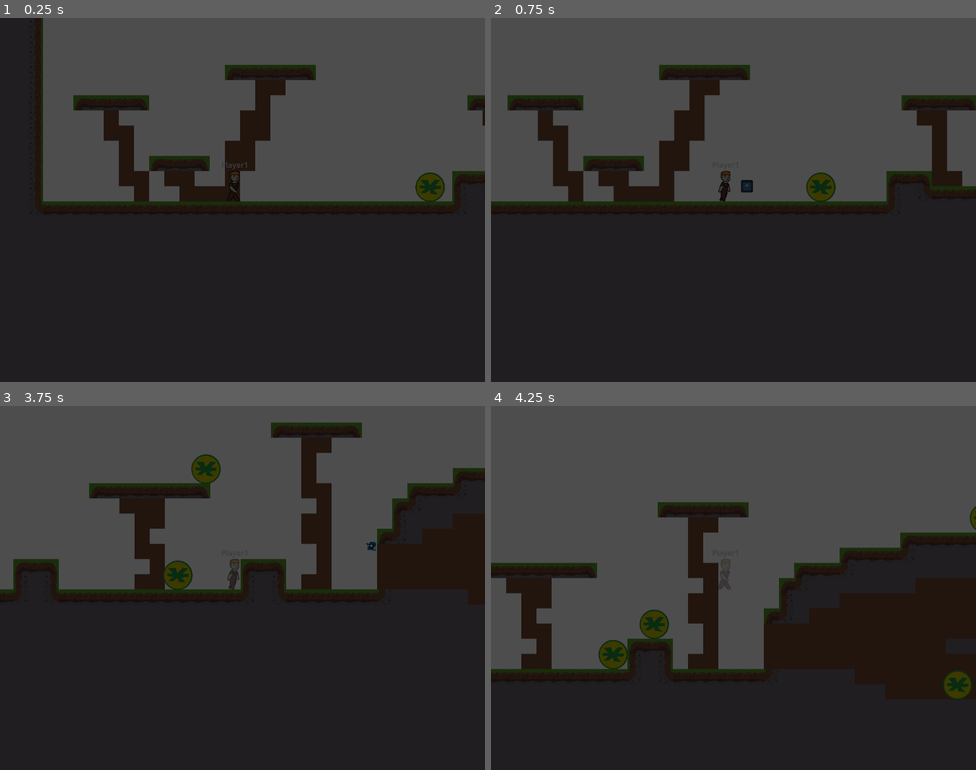
Above: before the commit, frames 1-4 (two rows, left to right).
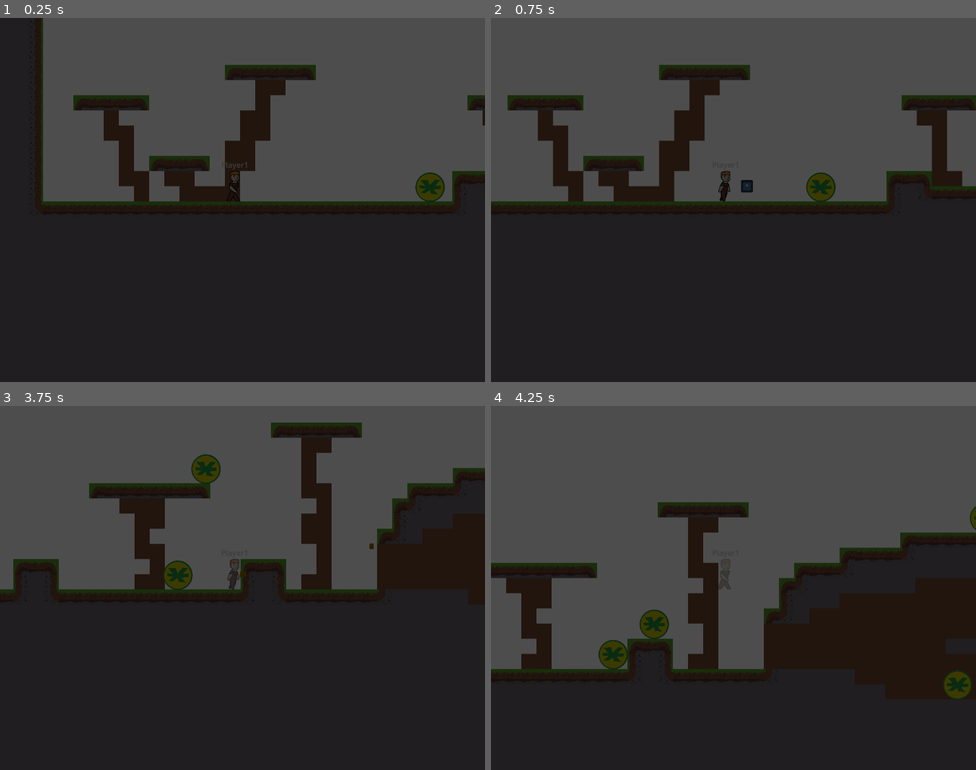
Above: after the commit, the same moments.

Repository: zac112/HeroFarmer
Game: Godot game, scene res://Assets/Platform/level_1.1.tscn
The game is run twice, just before and just after one commit, with the same random seed, the same clock (stepped at 60 frames per second) and the same inputs. This scene is started directly instead of the project's main scene. The engine's default icon, where the game draws it, is replaced by a stand-in: a white triangle on a blue panel in a dark square.
Inputs:
- Up to frame 1 (0.25 s): no input
- Up to frame 2 (0.75 s): hold D (Farm_right) from 0.53 s (still down); hold Space (Farm_action) from 0.53 s (still down)
- Up to frame 3 (3.75 s): tap W (Farm_up) at 0.77, 1.52, 3.02 s; release Space (Farm_action) at 1.28 s; tap Space (Farm_action) at 1.35, 2.85 s; release D (Farm_right) at 2.03 s; hold A (Farm_left) 2.03-2.78 s; hold Space (Farm_action) 2.03-2.78 s; hold D (Farm_right) from 2.78 s (still down); hold Space (Farm_action) from 3.53 s (still down)
- Up to frame 4 (4.25 s): keep holding D (Farm_right); keep holding Space (Farm_action); tap W (Farm_up) at 3.77 s

Frames 1-2 are identical in both runs. In frame 3, less than 0.1% of the frame differs, in the area x 49-78%, y 37-48%; in frame 4, nothing differs.

Commit message:
Updated bullet particles

Diff:
--- a/Assets/Player/Platform/bullet_particle.tscn
+++ b/Assets/Player/Platform/bullet_particle.tscn
@@ -1,27 +1,18 @@
-[gd_scene load_steps=4 format=3 uid="uid://ciqkl5oiycy2g"]
+[gd_scene load_steps=2 format=3 uid="uid://ciqkl5oiycy2g"]
 
-[sub_resource type="Gradient" id="Gradient_mg8aj"]
-offsets = PackedFloat32Array(0, 0.540984, 1)
-colors = PackedColorArray(0, 0, 0, 1, 0, 0.603426, 0.722055, 1, 1, 1, 1, 1)
+[sub_resource type="Gradient" id="Gradient_tcole"]
+colors = PackedColorArray(0.731354, 0.453183, 0.0419308, 1, 0.36529, 0.84913, 7.70092e-07, 1)
 
-[sub_resource type="GradientTexture1D" id="GradientTexture1D_xjnki"]
-gradient = SubResource("Gradient_mg8aj")
-
-[sub_resource type="ParticleProcessMaterial" id="ParticleProcessMaterial_g5xii"]
-particle_flag_disable_z = true
-direction = Vector3(0, -1, 0)
+[node name="BulletParticle" type="CPUParticles2D"]
+emitting = false
+amount = 40
+lifetime = 0.25
+one_shot = true
+direction = Vector2(0, 0)
 spread = 180.0
-initial_velocity_min = 80.0
-initial_velocity_max = 120.0
-gravity = Vector3(0, 0, 0)
-scale_min = 2.0
-scale_max = 4.0
-color = Color(3.65794e-06, 0.69495, 0.873855, 1)
-color_ramp = SubResource("GradientTexture1D_xjnki")
-
-[node name="BulletParticle" type="GPUParticles2D"]
-emitting = false
-amount = 80
-process_material = SubResource("ParticleProcessMaterial_g5xii")
-lifetime = 0.1
-one_shot = true
+gravity = Vector2(0, 0)
+initial_velocity_min = 20.0
+initial_velocity_max = 25.0
+scale_amount_min = 5.0
+scale_amount_max = 8.0
+color_ramp = SubResource("Gradient_tcole")
